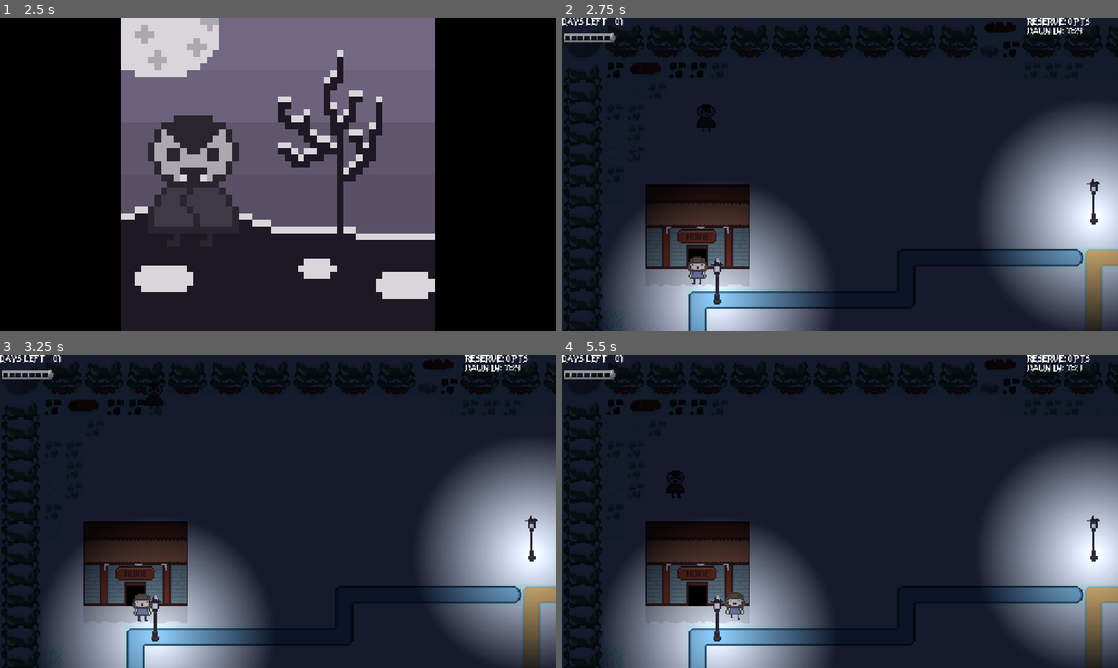
Above: before the commit, frames 1-4 (two rows, left to right).
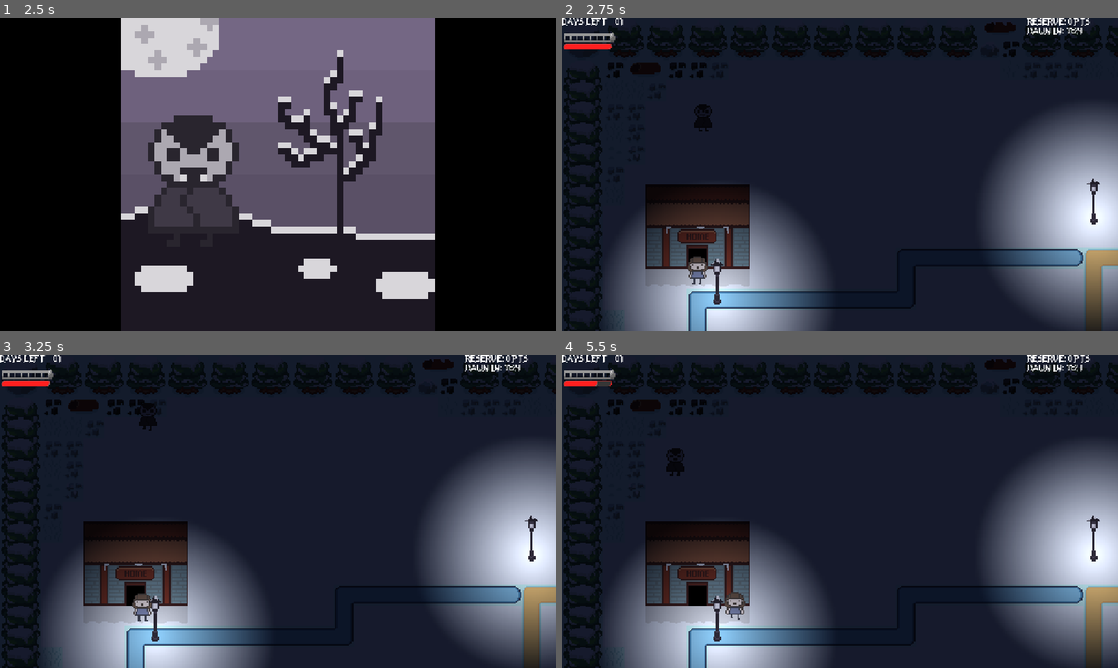
Above: after the commit, the same moments.

Repository: JLKern13/AV_GMTK_GJ_2026
Game: Godot game, scene res://Game/TitleScreen.tscn
Same seed, same stepped clock (60 frames per second), same inputs: the game is played once before the commit and once after it.
Inputs (mouse positions are in pixels of both pictures, inside the frame that each line leads up to):
- Up to frame 1 (2.5 s): tap Enter (ui_accept) at 0.5, 0.77, 1.52 s; move the mouse to (400, 158) at 0.52 s; hold Right (ui_right) 0.53-1.28 s; hold Shift (run) 0.53-1.28 s; click (400, 158) at 0.67 s; move the mouse to (166, 190) at 1.27 s; hold Down (ui_down) 1.28-2.03 s; tap Shift (run) at 1.35 s; move the mouse to (333, 105) at 2.02 s; hold Right (ui_right) from 2.03 s (still down); hold Shift (run) from 2.03 s (still down)
- Up to frame 2 (2.75 s): keep holding Right (ui_right); keep holding Shift (run)
- Up to frame 3 (3.25 s): move the mouse to (250, 574) at 2.77 s; release Right (ui_right) at 2.78 s; release Shift (run) at 2.78 s; hold Up (ui_up) from 2.78 s (still down); tap Shift (run) at 2.85 s; click (250, 574) at 2.92 s; tap Enter (ui_accept) at 3.02 s
- Up to frame 4 (5.5 s): move the mouse to (1006, 558) at 3.52 s; release Up (ui_up) at 3.53 s; hold Shift (run) 3.53-4.28 s; hold Left (ui_left) 3.53-5.03 s; tap Enter (ui_accept) at 3.77, 4.52 s; move the mouse to (673, 464) at 4.27 s; tap Shift (run) at 4.35 s; move the mouse to (867, 511) at 5.02 s; hold Down (ui_down) from 5.03 s (still down); hold Shift (run) from 5.03 s (still down); click (867, 511) at 5.17 s

Frame 1 is identical in both runs. In frame 2, 0.2% of the frame differs, in the area x 0-28%, y 8-37%; in frame 3, 0.4%; in frame 4, 0.5%, in the area x 0-22%, y 8-46%.

Commit message:
Added run and stamina bar system with exhaustion timer.
Pretty self explanatory.  Vampy can now only move at normal speed (using accel/decel), and only runs when the player holds the run button (shift or B).

If the stamina bar empties, run is disabled until it gets to 25% to prevent infinite running from being a thing lol

Diff:
--- a/alaskan-vampire-(gmtk-gj-2026)/Entities/NPCs/Police.gd
+++ b/alaskan-vampire-(gmtk-gj-2026)/Entities/NPCs/Police.gd
@@ -56,6 +56,7 @@
 func _on_detection_body_entered(body: Node2D) -> void:
 	if body is Player:
 		trigger_alert(body)
+		sfx_player.play()
 
 func trigger_panic(player_node: Player) -> void:
 	trigger_alert(player_node)
@@ -67,7 +68,6 @@
 	is_alert = true
 	target_player = player_node
 	chase_timer = chase_duration # Reset 5-second chase clock
-	sfx_player.play()
 	# If player was caught inside catch_area when beam hit them, bust them immediately
 	if catch_area and catch_area.overlaps_body(player_node):
 		_catch_player()
--- a/alaskan-vampire-(gmtk-gj-2026)/Entities/Player/Player.gd
+++ b/alaskan-vampire-(gmtk-gj-2026)/Entities/Player/Player.gd
@@ -3,11 +3,25 @@
 
 #signal blood_gained(amount: int)
 signal blood_changed(current_blood: float, max_blood: float)
+signal stamina_updated(current_stamina: float, max_stamina: float)
 #signal player_caught
 
+@export_group("Blood and Blood Drain")
 @export var max_blood: float = 200.0
 @export var current_blood: float = 100.0
 @export var blood_drain_rate: float = 2.0 # Drains 2 blood per second
+@export_group("Movement & Stamina")
+@export var walk_speed: float = 70.0       # Slower default speed
+@export var run_speed: float = 135.0       # Fast sprint speed
+@export var acceleration: float = 800.0    # How fast he reaches top speed
+@export var friction: float = 1000.0       # How fast he stops
+@export var max_stamina: float = 100.0
+@export var stamina_drain_rate: float = 35.0 # Drains in ~3 seconds
+@export var stamina_regen_rate: float = 20.0 # Regens in ~5 seconds
+
+@export_group("Stamina Penalties")
+@export var exhaustion_duration: float = 2.5            # Seconds before regen starts
+@export var recovery_threshold_percent: float = 0.25    # Needs 25% stamina to sprint again
 
 @onready var animated_sprite: AnimatedSprite2D = $AnimatedSprite2D
 @onready var attack_area: Area2D = $AttackArea
@@ -15,6 +29,9 @@
 
 var is_feeding: bool = false
 var is_damaged: bool = false
+var current_stamina: float = max_stamina
+var is_exhausted: bool = false
+var exhaustion_timer: float = 0.0
 
 func _ready() -> void:
 	is_in_shadow = true
@@ -37,13 +54,65 @@
 	print("Vampy starved! Game Over.")
 	# Handle death/game over transition here
 
-func _physics_process(_delta: float) -> void:
-	# Block movement if currently feeding or taking damage
+func _physics_process(delta: float) -> void:
 	if is_feeding or is_damaged:
 		return
 
-	handle_movement_input()
+	var input_dir = Input.get_vector("ui_left", "ui_right", "ui_up", "ui_down")
+
+	# 1. Handle Exhaustion Timer & Recovery
+	if exhaustion_timer > 0.0:
+		exhaustion_timer -= delta
+	else:
+		# If the timer is done, check if we've regenerated enough to lift the exhaustion penalty
+		if is_exhausted and current_stamina >= (max_stamina * recovery_threshold_percent):
+			is_exhausted = false
+
+	# 2. Handle Stamina Drain & Regen
+	var is_trying_to_run = Input.is_action_pressed("run")
+	var is_running = false
+
+	# Only allow running if moving, NOT exhausted, and pressing run
+	if is_trying_to_run and not is_exhausted and input_dir != Vector2.ZERO:
+		is_running = true
+		current_stamina -= stamina_drain_rate * delta
+
+		# If we hit absolute 0, trigger the penalty!
+		if current_stamina <= 0.0:
+			current_stamina = 0.0
+			is_exhausted = true
+			exhaustion_timer = exhaustion_duration
+	else:
+		# Only allow regeneration if the exhaustion timer has finished ticking down
+		if exhaustion_timer <= 0.0:
+			current_stamina += stamina_regen_rate * delta
+
+	# Clamp stamina so it stays between 0 and max
+	current_stamina = clamp(current_stamina, 0.0, max_stamina)
+
+	# Broadcast the current stamina to your HUD
+	stamina_updated.emit(current_stamina, max_stamina)
+
+	# 2. Calculate Target Speed
+	var target_speed = run_speed if is_running else walk_speed
+	var target_velocity = input_dir * target_speed
+
+	# 3. Apply Acceleration and Friction
+	if input_dir != Vector2.ZERO:
+		# Accelerate towards target velocity
+		velocity = velocity.move_toward(target_velocity, acceleration * delta)
+
+		# Handle sprite flipping/animations
+		animated_sprite.play("Walking")
+		animated_sprite.flip_h = velocity.x > 0
+	else:
+		# Decelerate to a stop
+		velocity = velocity.move_toward(Vector2.ZERO, friction * delta)
+		if not is_feeding: # Ensure we don't overwrite feeding anim
+			animated_sprite.play("Idle")
+
 	handle_feeding_input()
+	move_and_slide()
 
 func handle_movement_input() -> void:
 	var direction := Input.get_vector("ui_left", "ui_right", "ui_up", "ui_down")
--- a/alaskan-vampire-(gmtk-gj-2026)/Game/AlaskaTown.gd
+++ b/alaskan-vampire-(gmtk-gj-2026)/Game/AlaskaTown.gd
@@ -20,7 +20,7 @@
 @onready var hud: HUD = $HUD
 @onready var day_splash: DaySplash = $HUD/DaySplash
 @onready var music_player: AudioStreamPlayer2D = $MusicPlayer
-
+@onready var stamina_bar: ProgressBar = $HUD/StaminaBar
 
 func _ready() -> void:
 	player_start_position = player.global_position
@@ -29,7 +29,8 @@
 
 	player.max_blood = MAX_BLOOD
 	player.current_blood = NEUTRAL_BLOOD
-
+	if player and stamina_bar:
+		player.stamina_updated.connect(_on_player_stamina_updated)
 	player.blood_changed.connect(hud.update_blood_display)
 	hud.update_day_display(current_day, max_days)
 	hud.update_reserve_display(reserve_bank)
@@ -51,6 +52,10 @@
 
 	if time_remaining <= 0.0:
 		on_dawn_arrived()
+
+func _on_player_stamina_updated(current: float, maximum: float) -> void:
+	stamina_bar.max_value = maximum
+	stamina_bar.value = current
 
 func on_dawn_arrived() -> void:
 	is_night_active = false
--- a/alaskan-vampire-(gmtk-gj-2026)/Game/HUD.tscn
+++ b/alaskan-vampire-(gmtk-gj-2026)/Game/HUD.tscn
@@ -4,8 +4,41 @@
 [ext_resource type="Texture2D" uid="uid://dvmdo5vx8xhen" path="res://Assets/Game/vampy blood 2.00.png" id="2_asbbg"]
 [ext_resource type="PackedScene" uid="uid://x78el1twrx7s" path="res://Game/DaySplash.tscn" id="3_yl612"]
 
+[sub_resource type="StyleBoxFlat" id="StyleBoxFlat_yl612"]
+bg_color = Color(0.2123048, 0.21230489, 0.21230471, 1)
+border_width_left = 1
+border_width_top = 1
+border_width_right = 1
+border_width_bottom = 1
+border_color = Color(1, 0.12156863, 0.12156863, 0.7529412)
+corner_radius_top_left = 6
+corner_radius_top_right = 2
+corner_radius_bottom_right = 6
+corner_radius_bottom_left = 2
+
+[sub_resource type="StyleBoxFlat" id="StyleBoxFlat_bgy6a"]
+bg_color = Color(1, 0.12156863, 0.12156863, 1)
+border_width_left = 1
+border_width_top = 1
+border_width_right = 1
+border_width_bottom = 1
+border_color = Color(0.4392157, 0.4392157, 0.4392157, 0.7529412)
+corner_radius_top_left = 6
+corner_radius_top_right = 2
+corner_radius_bottom_right = 6
+corner_radius_bottom_left = 2
+
 [node name="HUD" type="CanvasLayer" unique_id=1019856643]
 script = ExtResource("1_tt7mc")
+
+[node name="StaminaBar" type="ProgressBar" parent="." unique_id=1982102635]
+offset_left = 4.0
+offset_top = 59.0
+offset_right = 115.0
+offset_bottom = 72.0
+theme_override_styles/background = SubResource("StyleBoxFlat_yl612")
+theme_override_styles/fill = SubResource("StyleBoxFlat_bgy6a")
+show_percentage = false
 
 [node name="Control" type="Control" parent="." unique_id=511256692]
 layout_mode = 3
@@ -15,8 +48,8 @@
 
 [node name="TopLeftContainer" type="MarginContainer" parent="Control" unique_id=187393472]
 layout_mode = 0
-offset_right = 40.0
-offset_bottom = 40.0
+offset_right = 125.0
+offset_bottom = 60.0
 
 [node name="VBoxContainer" type="VBoxContainer" parent="Control/TopLeftContainer" unique_id=1609519992]
 layout_mode = 2
